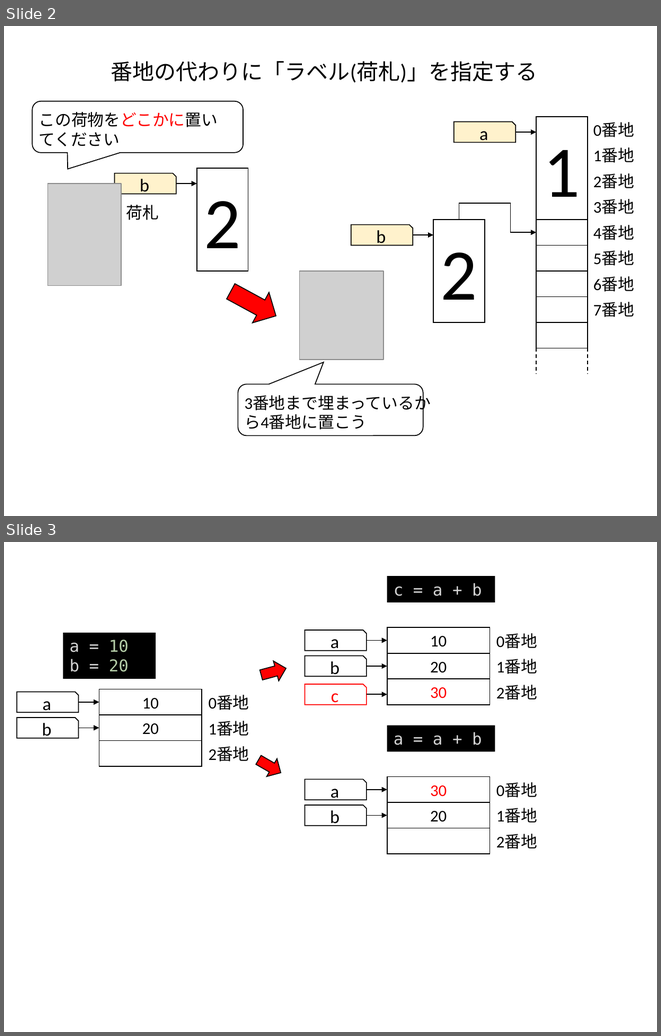
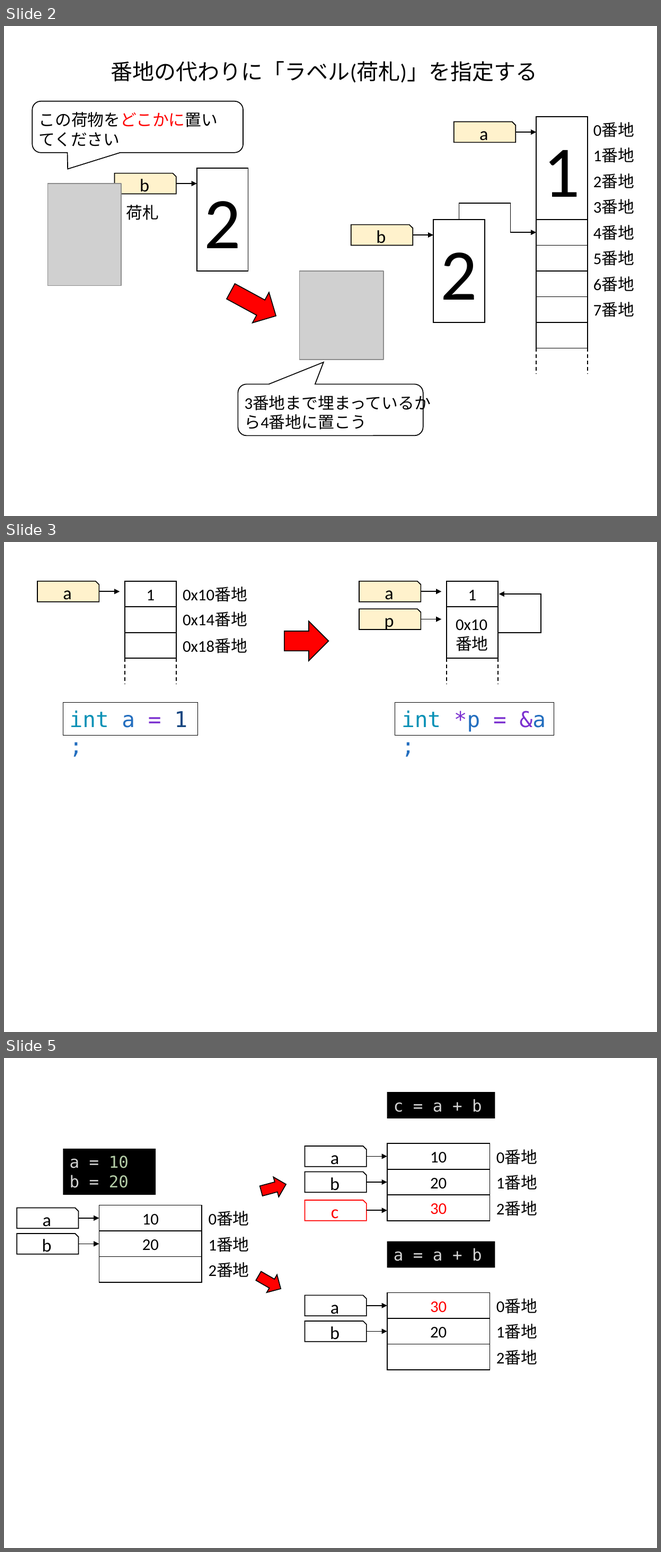
Before and after one commit to kaityo256/python2cpp, a slide deck: pointer/fig/fig.pptx. Shown one above the other, each under a label of ours: slides 2 and 3 before the commit, slides 2, 3 and 5 after it; the slides between them are not shown. The pictures are 661x1036 and 661x1552 pixels, drawn with LibreOffice and Linux fonts; fonts in the diff are those of the drawing; grey boxes stand for pictures. Boxes give left, top, right and bottom in pixels: in the first picture for what was removed or moved away, otherwise in the second. Text is boxed around its words. In the diff, an @@ line names an element or a change of style, - is before the commit and + after.

```diff
--- a/pointer/fig/fig.pptx
+++ b/pointer/fig/fig.pptx
@@ slide 3 added at [4,542,657,1032], background #FFFFFF @@
@@ snip rect added at [37,581,99,601], fill #FFF2CC, outline #000000 1 pt, 20 pt, text #000000 @@
+a
@@ rectangle added at [125,581,176,607], outline #000000 1 pt, 18 pt, text #000000 @@
+1
@@ text added at [183,587,247,602], 18 pt, text #000000 @@
+0x10番地
@@ snip rect added at [359,581,421,601], fill #FFF2CC, outline #000000 1 pt, 20 pt, text #000000 @@
+a
@@ rectangle added at [447,581,498,607], outline #000000 1 pt, 18 pt, text #000000 @@
+1
@@ arrow added from (99, 592) to (120, 592), #000000 1 pt @@
@@ arrow added from (421, 592) to (441, 592), #000000 1 pt @@
@@ elbow arrow added from (497, 633) to (499, 594), #000000 1 pt @@
@@ rectangle added at [125,607,176,632], outline #000000 1 pt @@
@@ text added at [183,612,247,627], 18 pt, text #000000 @@
+0x14番地
@@ right arrow added at [284,621,328,661], fill #FF0000, outline #000000 1 pt @@
@@ snip rect added at [359,609,421,629], fill #FFF2CC, outline #000000 1 pt, 20 pt, text #000000 @@
+p
@@ arrow added from (421, 619) to (441, 619), #000000 1 pt @@
@@ rectangle added at [447,607,498,658], outline #000000 1 pt @@
@@ text added at [456,619,488,651], 18 pt, text #000000 @@
+0x10
+番地
@@ rectangle added at [125,633,176,658], outline #000000 1 pt @@
@@ text added at [183,638,247,653], 18 pt, text #000000 @@
+0x18番地
@@ line added from (125, 658) to (125, 685), #000000 1 pt dashed @@
@@ line added from (176, 658) to (176, 685), #000000 1 pt dashed @@
@@ line added from (447, 658) to (447, 685), #000000 1 pt dashed @@
@@ line added from (497, 658) to (497, 685), #000000 1 pt dashed @@
@@ rectangle added at [63,703,198,735], outline #000000 0.75 pt, 24 pt, text #0991B6 @@
+int a = 1;
@@ rectangle added at [395,703,554,735], outline #000000 0.75 pt, 24 pt, text #0991B6 @@
+int *p = &a;
@@ what was slide 3 is now slide 5 @@
```
Also in this commit, not shown: 1 other slide added, 4 other files.
